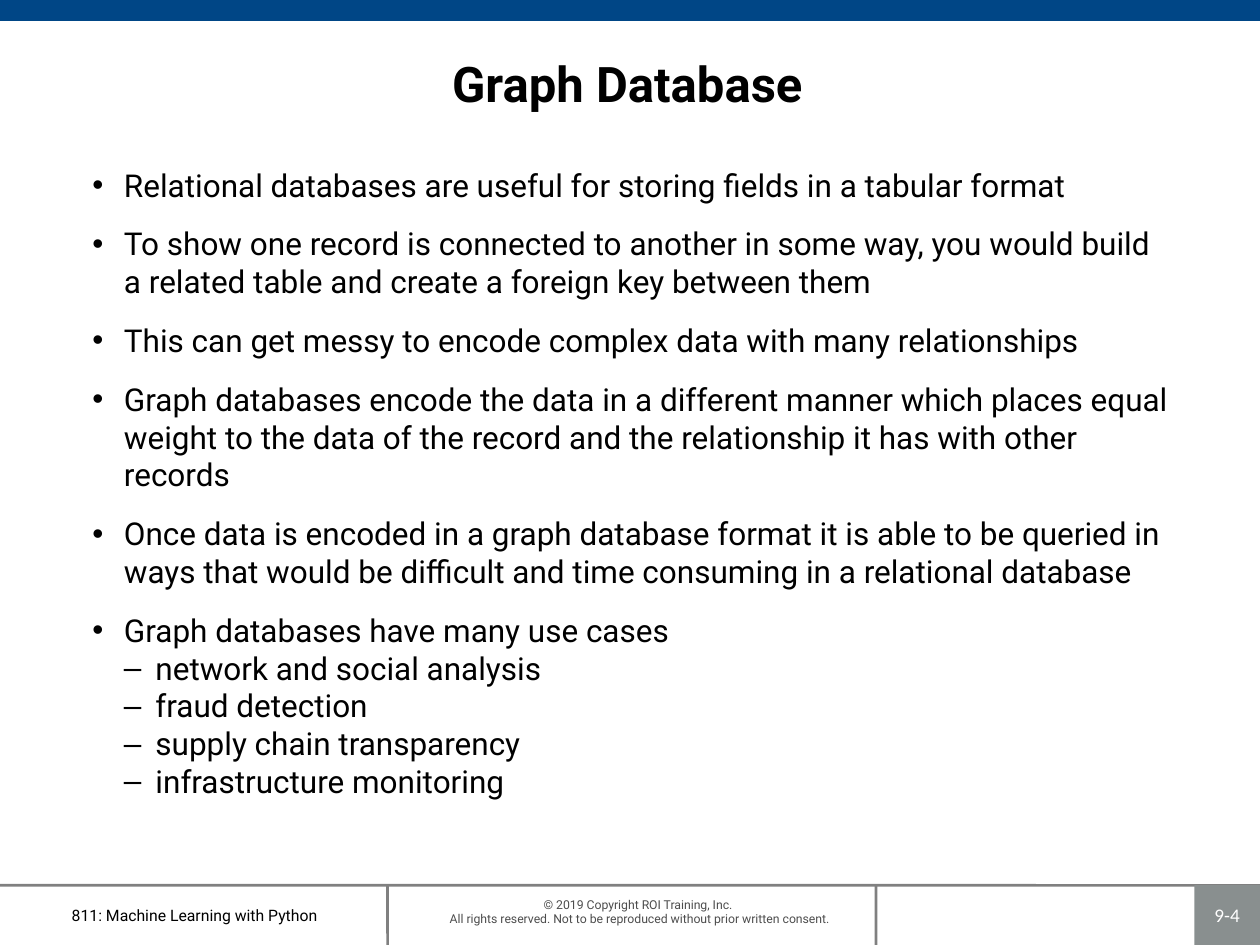
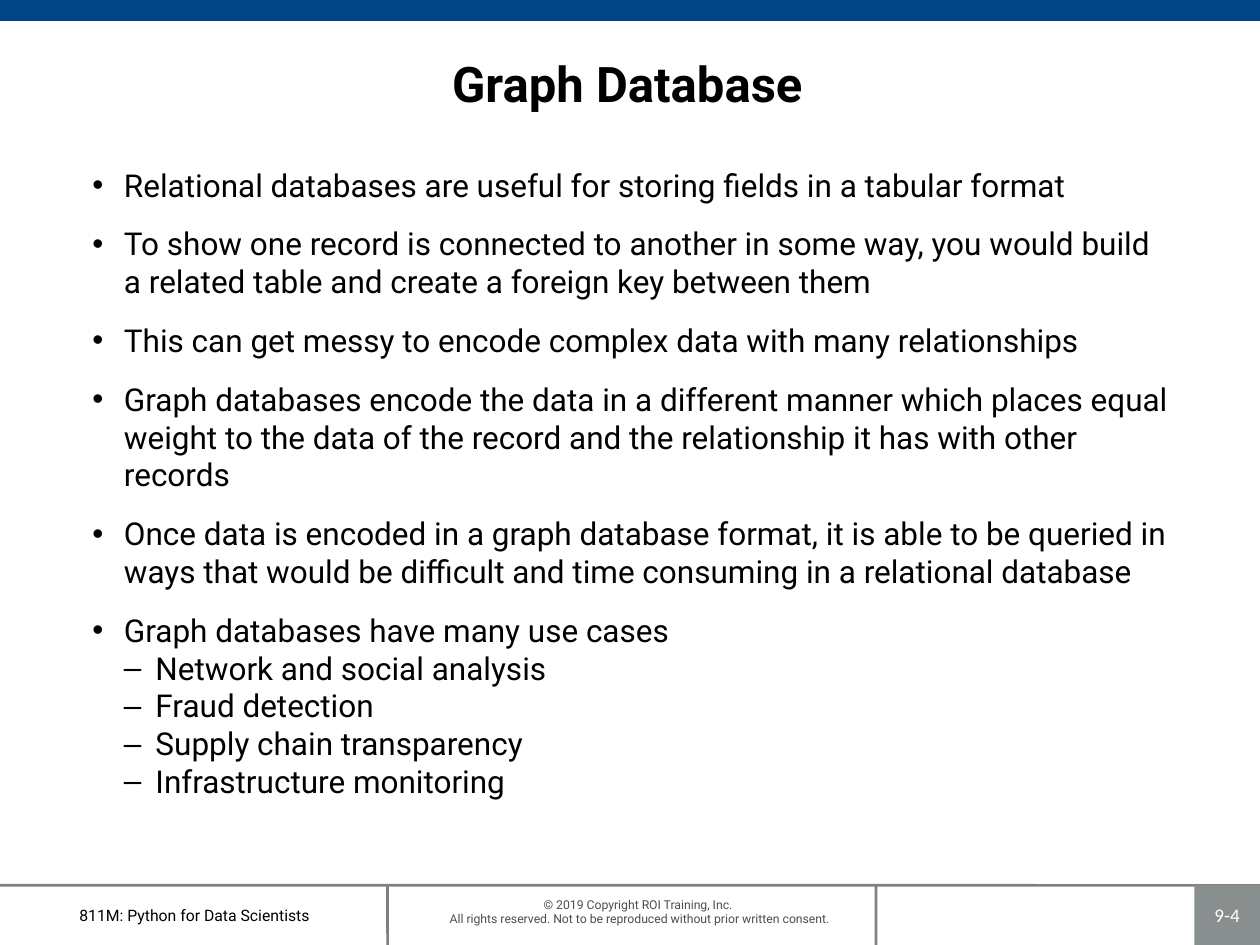
Before and after one commit to roitraining/PythonML, a slide deck: slide 4 of 811M-Ch09_GraphDatabase.pptx. Drawn at 1260x945 pixels with LibreOffice and Linux fonts; fonts in the diff are those of the drawing; background and template pictures are left out. Boxes give left, top, right and bottom in pixels: in the first picture for what was removed or moved away, otherwise in the second. Text is boxed around its words. In the diff, an @@ line names an element or a change of style, - is before the commit and + after.

```diff
--- a/811M-Ch09_GraphDatabase.pptx
+++ b/811M-Ch09_GraphDatabase.pptx
@@ text at bbox=[124, 521, 1166, 590]: text changed @@
-• Once data is encoded in a graph database format it is able to be queried in ways that would be difficult and time consuming in a relational database
+• Once data is encoded in a graph database format, it is able to be queried in ways that would be difficult and time consuming in a relational database
@@ text at bbox=[155, 656, 546, 800]: text changed @@
-  – network and social analysis
-  – fraud detection
-  – supply chain transparency
-  – infrastructure monitoring
+  – Network and social analysis
+  – Fraud detection
+  – Supply chain transparency
+  – Infrastructure monitoring
@@ text at bbox=[79, 909, 310, 925]: text changed @@
-811: Machine Learning with Python
+811M: Python for Data Scientists
```
Also in this commit, not shown: 14 other slides changed, 15 other files.
